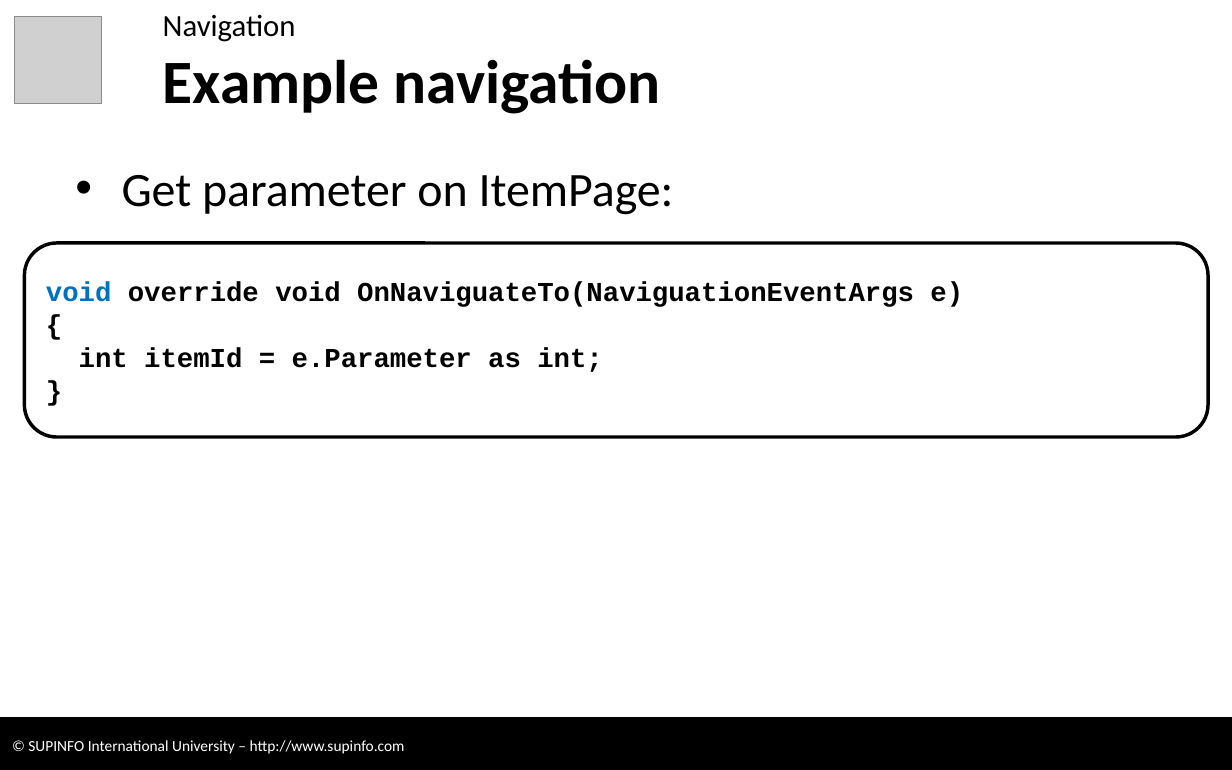
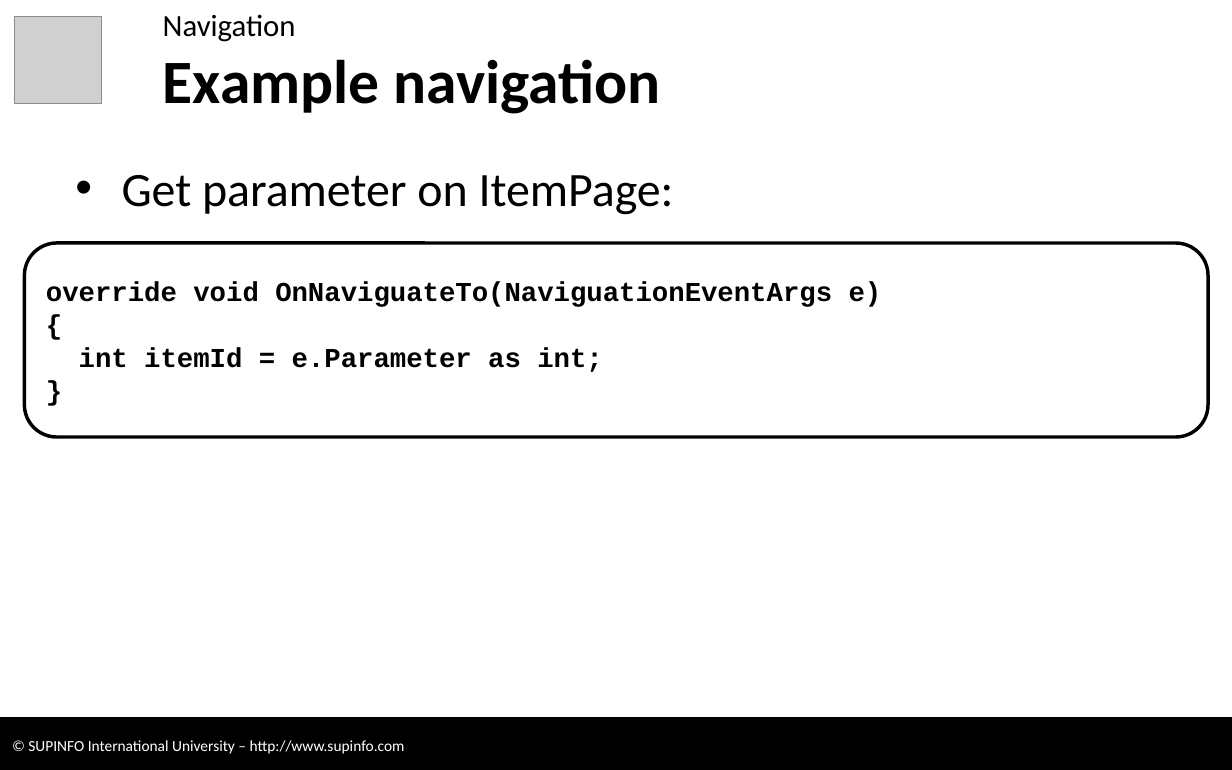
Before and after one commit to spywen/3NETCourse, a slide deck: slide 39 of Cours 9 - Storage, Settings and Web/09 - Storage, Settings and Web.pptx. Drawn at 1232x770 pixels with LibreOffice and Linux fonts; fonts in the diff are those of the drawing; grey boxes stand for pictures; background and template pictures are left out. Boxes give left, top, right and bottom in pixels: in the first picture for what was removed or moved away, otherwise in the second. Text is boxed around its words. In the diff, an @@ line names an element or a change of style, - is before the commit and + after.

```diff
--- a/Cours 9 - Storage, Settings and Web/09 - Storage, Settings and Web.pptx
+++ b/Cours 9 - Storage, Settings and Web/09 - Storage, Settings and Web.pptx
@@ text in rounded rectangle at [46, 282, 882, 307]: text changed @@
-void override void OnNaviguateTo(NaviguationEventArgs e)
+override void OnNaviguateTo(NaviguationEventArgs e)
```
Also in this commit, not shown: 2 other slides changed, 2 other files.
